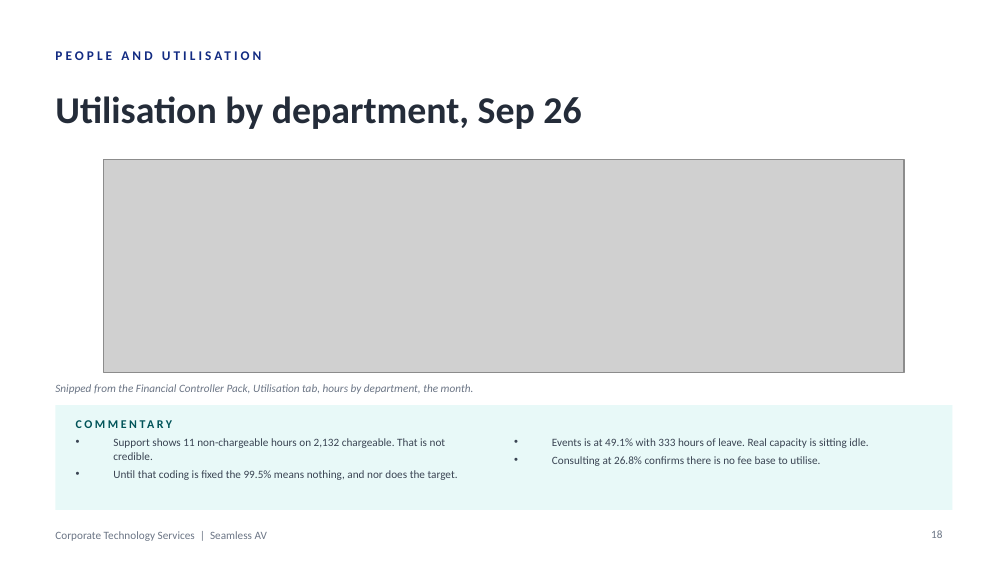
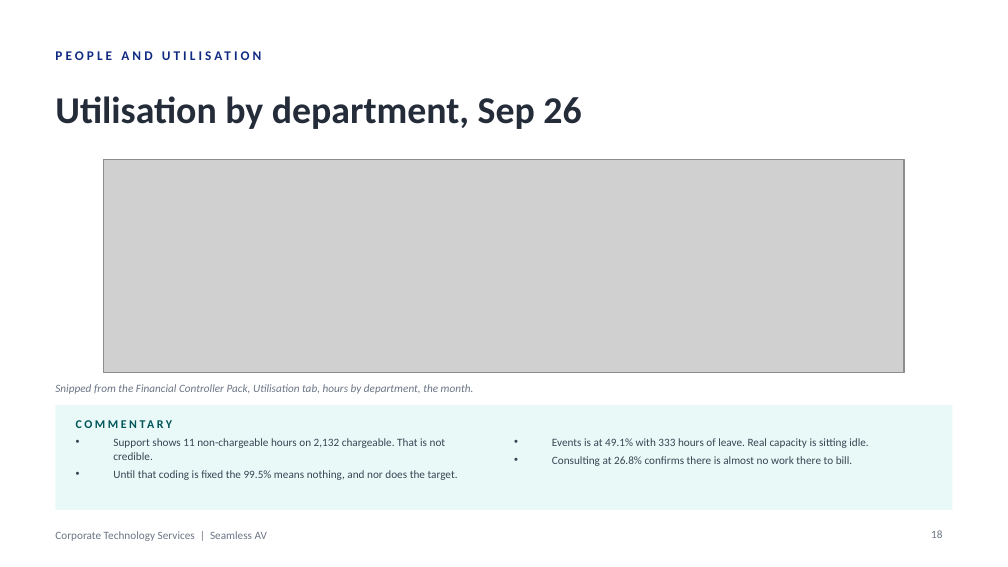
Before and after one commit to WesleyNelson-O33/Claude, a slide deck: slide 18 of deck/CTS Monthly Business Review - September 2026.pptx. Drawn at 1008x567 pixels with LibreOffice and Linux fonts; fonts in the diff are those of the drawing; grey boxes stand for pictures. Boxes give left, top, right and bottom in pixels: in the first picture for what was removed or moved away, otherwise in the second. Text is boxed around its words. In the diff, an @@ line names an element or a change of style, - is before the commit and + after.

```diff
--- a/deck/CTS Monthly Business Review - September 2026.pptx
+++ b/deck/CTS Monthly Business Review - September 2026.pptx
@@ text at (x1=552, y1=456, x2=852, y2=466): text changed @@
-• Consulting at 26.8% confirms there is no fee base to utilise.
+• Consulting at 26.8% confirms there is almost no work there to bill.
```
Also in this commit, not shown: 8 other slides changed, 2 other files.
